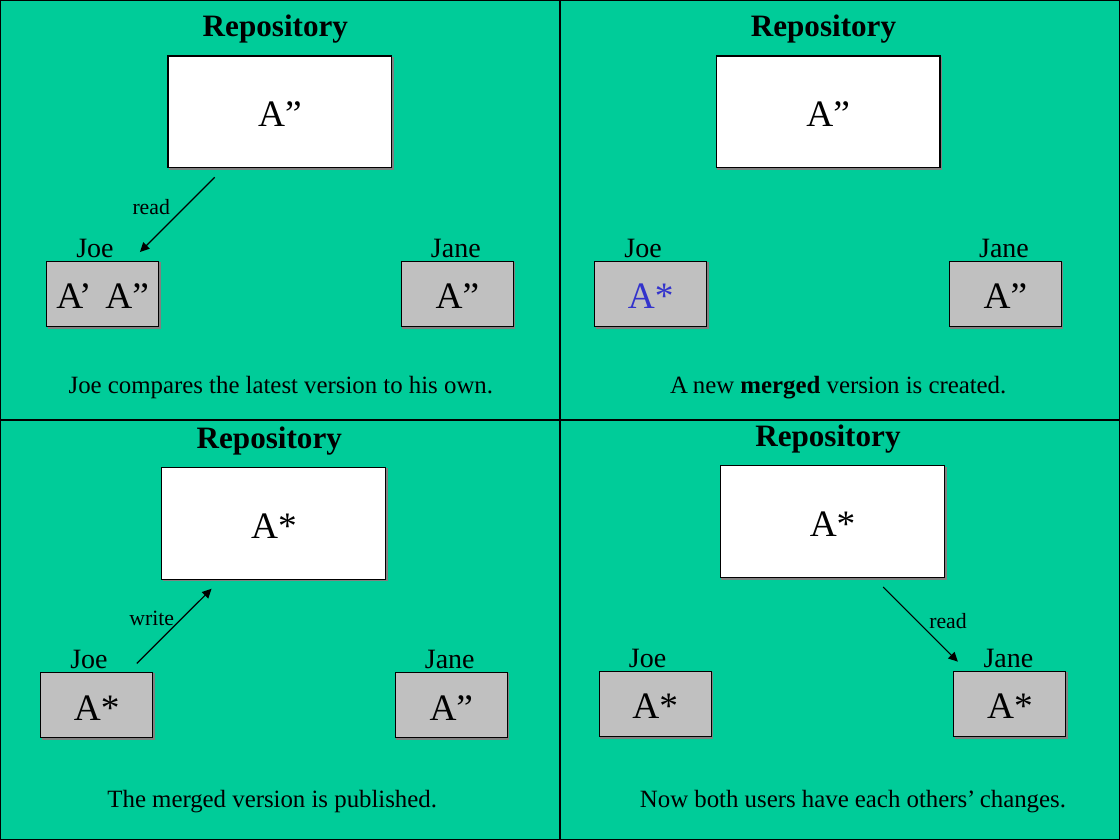
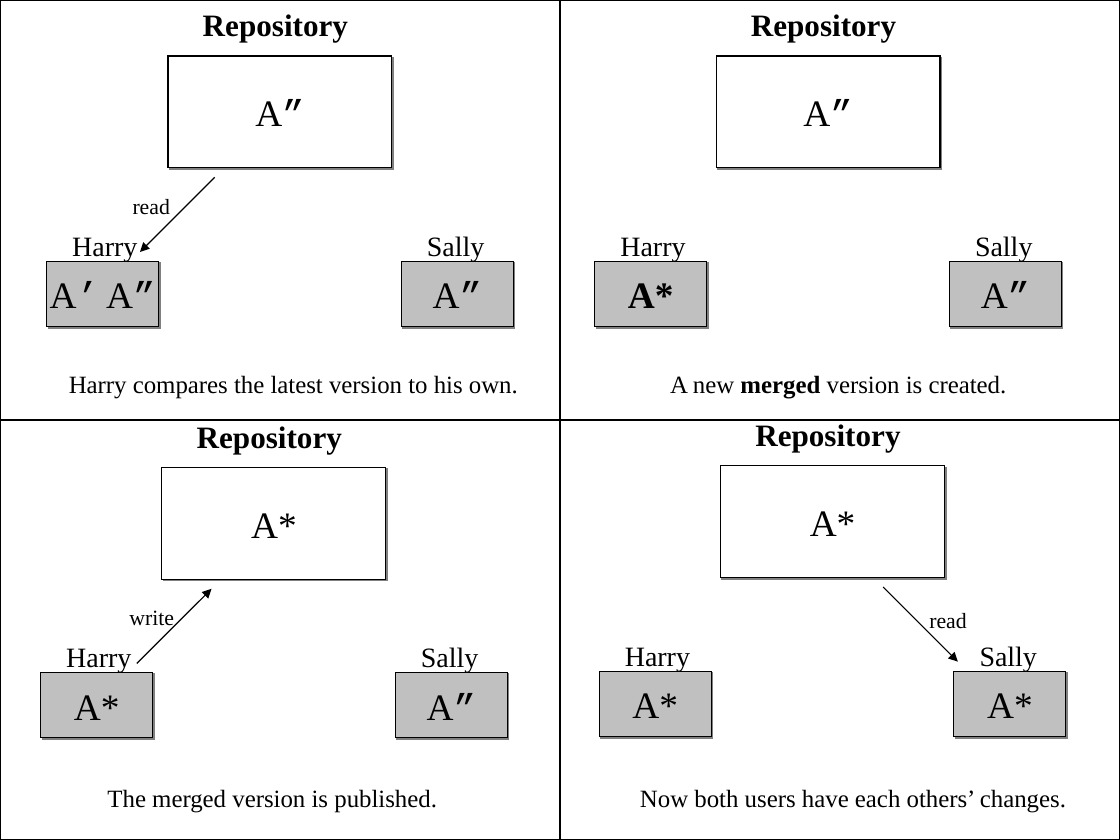
Before and after one commit to nabetaro/svnbook-ja, a slide deck: slide 5 of src/book/book/images/VersioningModels.ppt. Drawn at 1120x840 pixels with LibreOffice and Linux fonts; fonts in the diff are those of the drawing. Boxes give left, top, right and bottom in pixels: in the first picture for what was removed or moved away, otherwise in the second. Text is boxed around its words. In the diff, an @@ line names an element or a change of style, - is before the commit and + after.

```diff
--- a/src/book/book/images/VersioningModels.ppt
+++ b/src/book/book/images/VersioningModels.ppt
@@ text added at bbox=[72, 237, 137, 261], 18 pt, text #000000 @@
+Harry
@@ text removed at bbox=[76, 238, 113, 263] @@
-Joe
@@ text added at bbox=[427, 236, 484, 261], 18 pt, text #000000 @@
+Sally
@@ text removed at bbox=[431, 238, 481, 263] @@
-Jane
@@ text added at bbox=[620, 237, 685, 261], 18 pt, text #000000 @@
+Harry
@@ text removed at bbox=[624, 238, 661, 263] @@
-Joe
@@ text added at bbox=[975, 236, 1032, 261], 18 pt, text #000000 @@
+Sally
@@ text removed at bbox=[979, 238, 1029, 263] @@
-Jane
@@ rectangle "A’ A”" at bbox=[47, 261, 159, 326]: font Times New Roman to Courier New in "A’ A”" @@
@@ rectangle "A*" at bbox=[595, 261, 707, 326]: text colour #3333CC to #000000, bold on @@
@@ text at bbox=[69, 375, 518, 399]: text changed @@
-Joe compares the latest version to his own.
+Harry compares the latest version to his own.
@@ fill #00CC99 to none in 4 elements at bbox=[0, 0, 560, 420], bbox=[560, 0, 1120, 420], bbox=[0, 420, 560, 840], bbox=[560, 420, 1120, 840] @@
@@ text added at bbox=[66, 648, 131, 673], 18 pt, text #000000 @@
+Harry
@@ text removed at bbox=[70, 649, 107, 674] @@
-Joe
@@ text added at bbox=[421, 647, 478, 673], 18 pt, text #000000 @@
+Sally
@@ text removed at bbox=[425, 649, 475, 674] @@
-Jane
@@ text added at bbox=[625, 647, 690, 671], 18 pt, text #000000 @@
+Harry
@@ text removed at bbox=[629, 648, 666, 673] @@
-Joe
@@ text added at bbox=[980, 646, 1037, 671], 18 pt, text #000000 @@
+Sally
@@ text removed at bbox=[984, 648, 1034, 673] @@
-Jane
@@ font Times New Roman to Courier New in "A”" in 5 elements at bbox=[168, 56, 392, 168], bbox=[401, 261, 513, 326], bbox=[716, 56, 940, 168], bbox=[950, 261, 1062, 326], bbox=[395, 673, 507, 738] @@
```
Also in this commit, not shown: 6 other slides changed, 14 other files.
